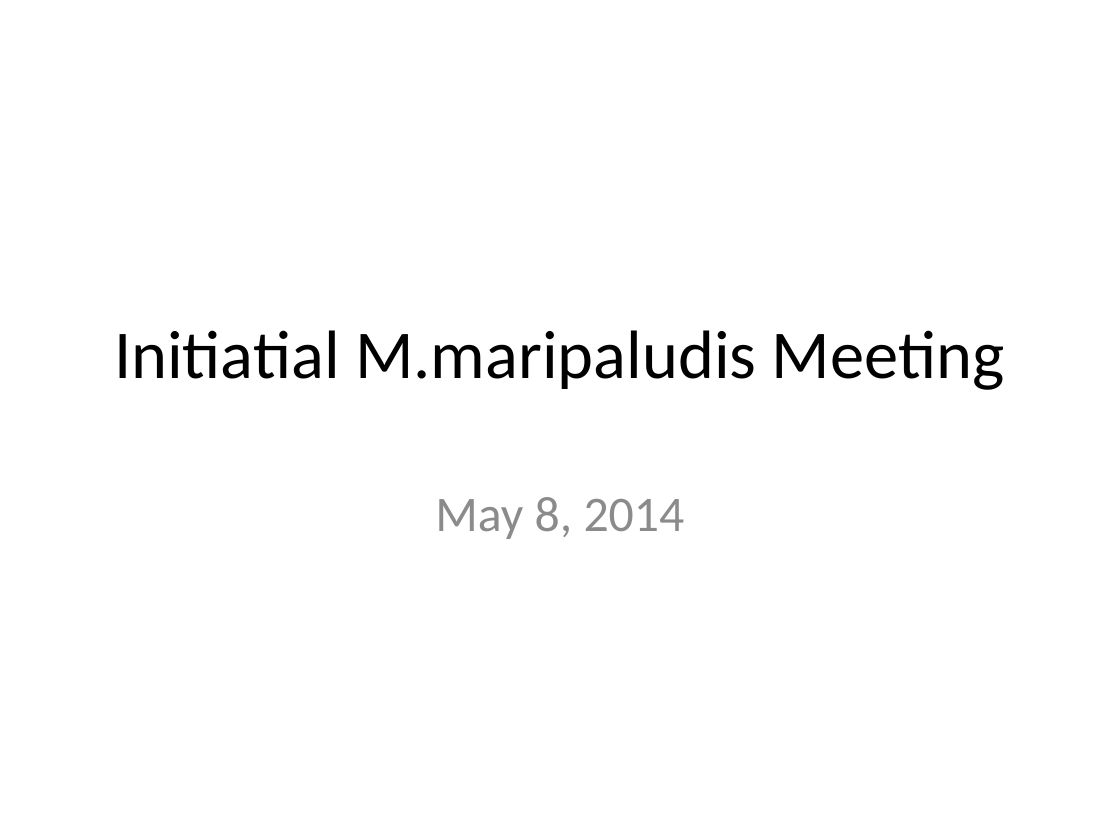
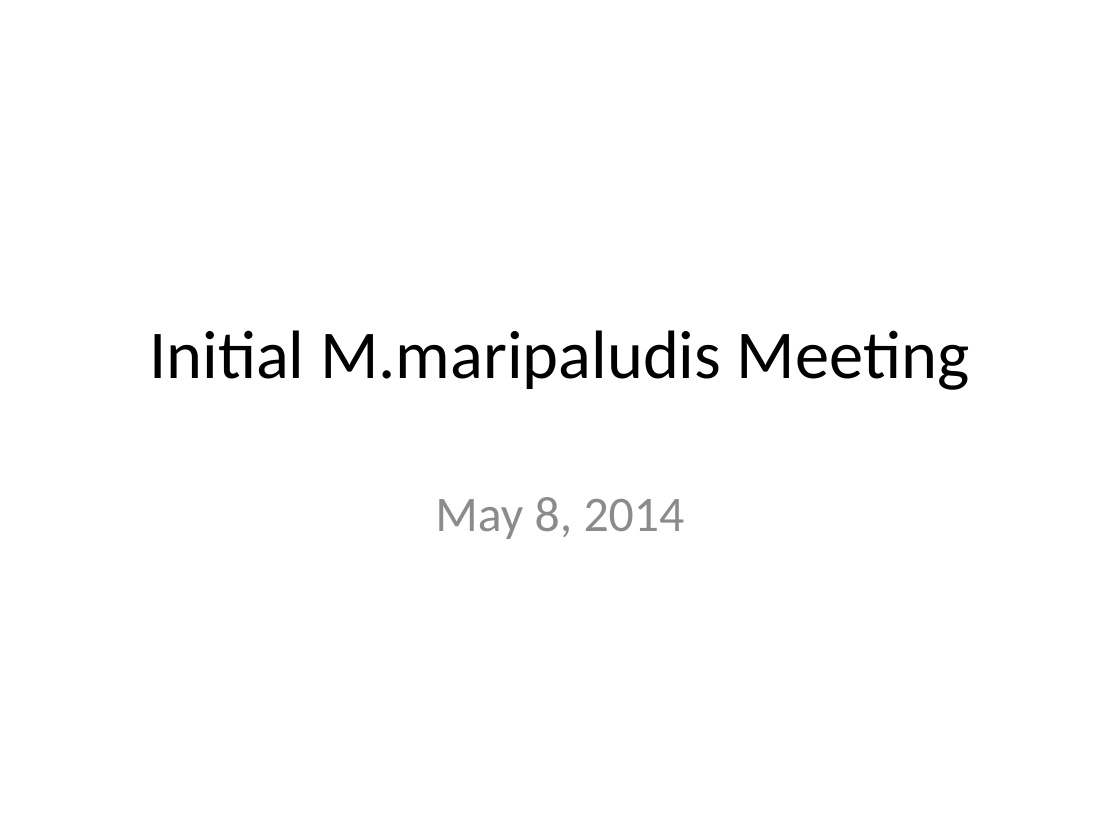
Before and after one commit to marichards/methanococcus, a slide deck: slide 1 of Collaborator Meetings/2014_05_08 meeting.pptx. Drawn at 1120x840 pixels with LibreOffice and Linux fonts; fonts in the diff are those of the drawing. Boxes give left, top, right and bottom in pixels: in the first picture for what was removed or moved away, otherwise in the second. Text is boxed around its words. In the diff, an @@ line names an element or a change of style, - is before the commit and + after.

```diff
--- a/Collaborator Meetings/2014_05_08 meeting.pptx
+++ b/Collaborator Meetings/2014_05_08 meeting.pptx
@@ title at (149,330,969,390): text changed @@
-Initiatial M.maripaludis Meeting
+Initial M.maripaludis Meeting
```
Also in this commit, not shown: 9 other files.
